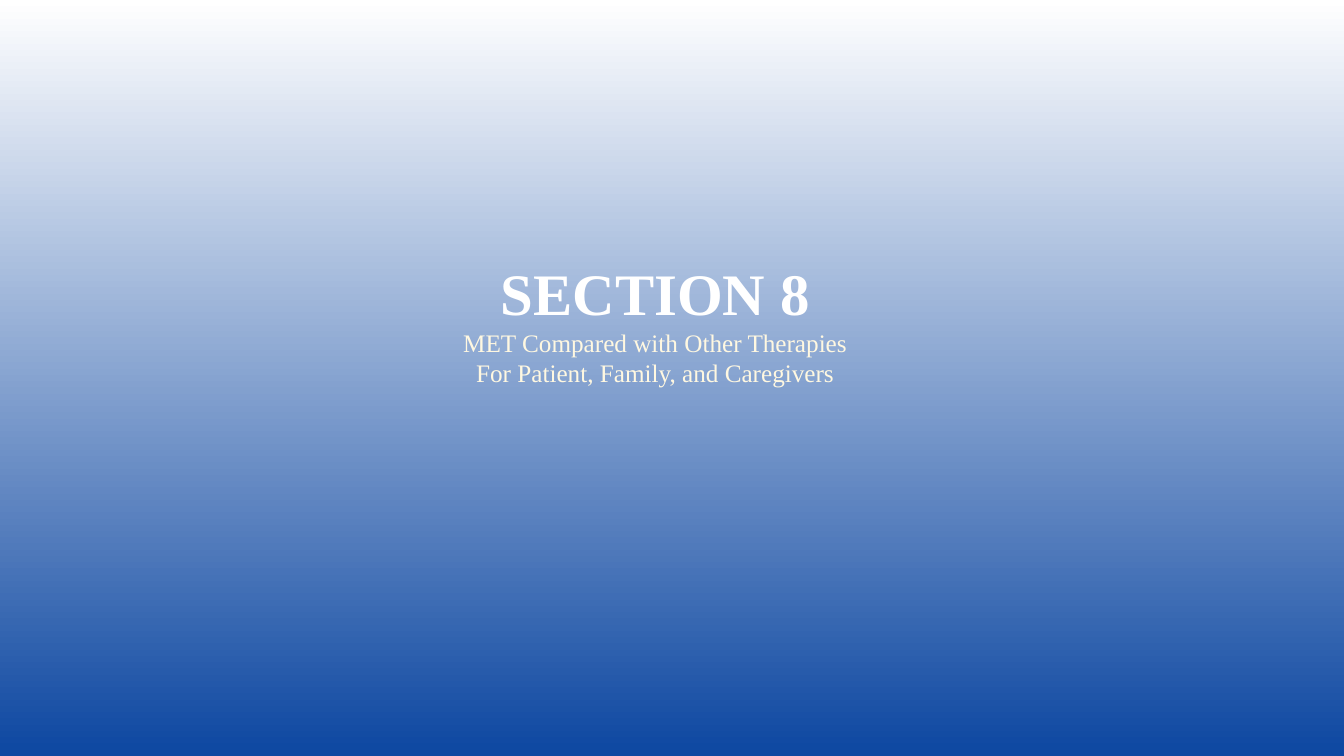
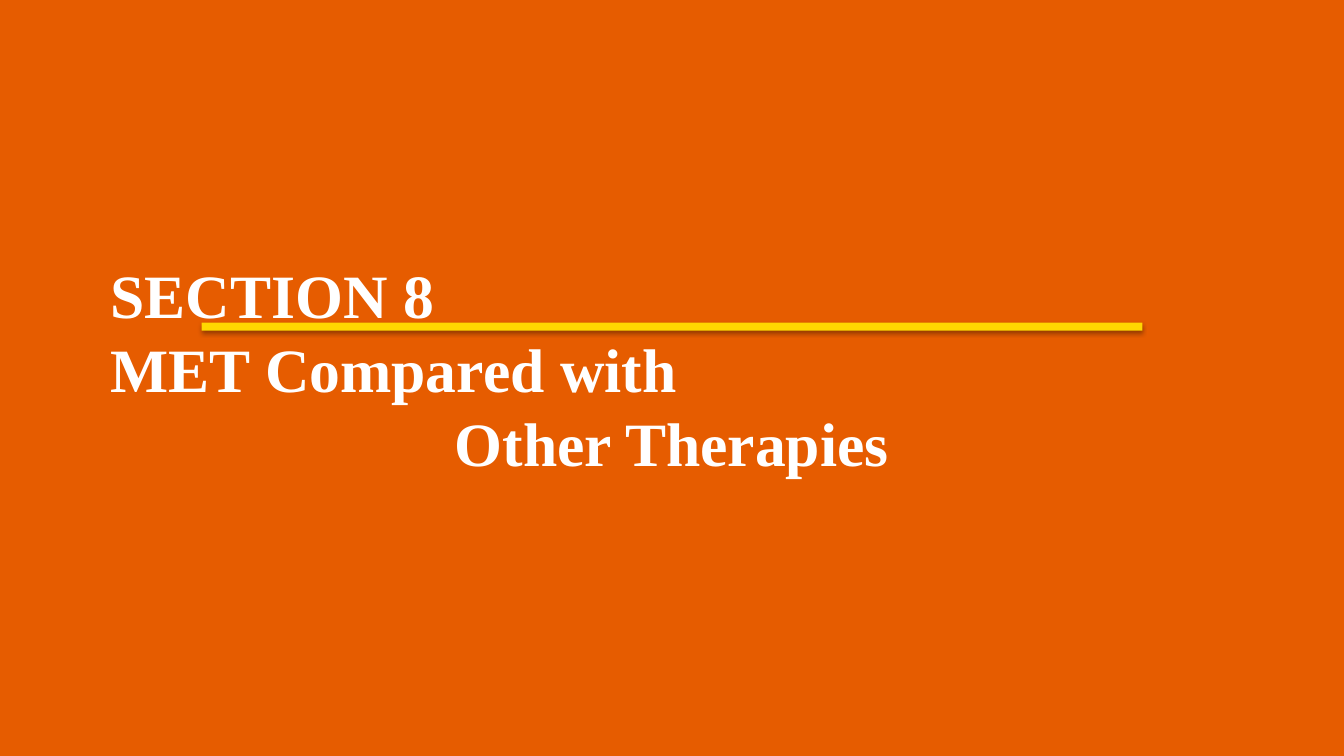
Before and after one commit to tejasdangodra786-byte/Dango-kiro, a slide deck: slide 57 of MET_Comprehensive_Presentation.pptx (slide 45 before the commit). Drawn at 1344x756 pixels with LibreOffice and Linux fonts; fonts in the diff are those of the drawing. Boxes give left, top, right and bottom in pixels: in the first picture for what was removed or moved away, otherwise in the second. Text is boxed around its words. In the diff, an @@ line names an element or a change of style, - is before the commit and + after.

Commit message:
Add MET comprehensive 80-slide presentation (v5)
- Created create_met_v5.py: complete Python script generating 80 slides
- Generated MET_Comprehensive_Presentation.pptx with:
  * 10 color-coded sections
  * Strict layout zones (no overlap)
  * Times New Roman throughout (36pt titles, 14pt content)
  * Widescreen 13.333 x 7.5 inches
  * References on every content slide
  * Clinical dialogue examples, worksheets, case conceptualization
  * Based on MET Manual (Miller et al., 1992) & NIMHANS (2016)

```diff
--- a/MET_Comprehensive_Presentation.pptx
+++ b/MET_Comprehensive_Presentation.pptx
@@ rectangle at box(0, 0, 1344, 756): fill gradient #0D47A1 to #FFFFFF to #E65C00 @@
@@ text at box(111, 270, 888, 477): text changed; size 18 to 44 pt; text colour #FFF8E1 to #FFFFFF; bold on @@
-SECTION 8
-MET Compared with Other Therapies
-For Patient, Family, and Caregivers
+SECTION 8
+MET Compared with
+Other Therapies
@@ rectangle added at box(202, 323, 1142, 331), fill #FFD700 @@
```
Also in this commit, not shown: 12 other slides changed, 67 slides added, 66 slides removed, 1 other file.
